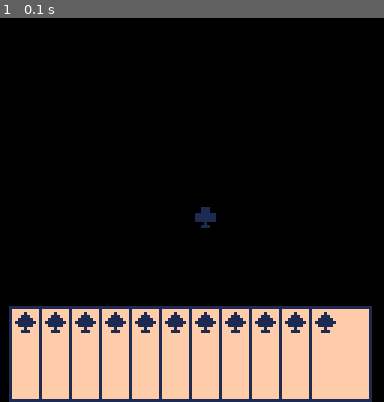
Above: before the commit, frame 1.
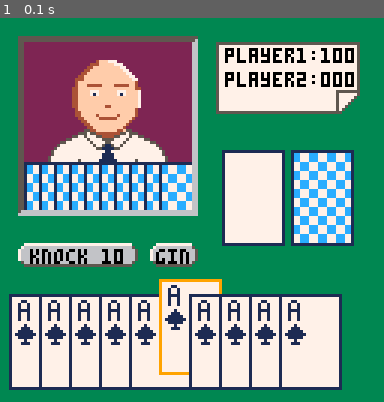
Above: after the commit, the same moment.

Repository: mkoseoglu091/GinRummy
Game: PICO-8 cartridge gin.p8
The game is run twice, just before and just after one commit, with the same random seed, the same clock (stepped at 60 frames per second) and the same inputs.
Inputs:
- Up to frame 1 (0.1 s): no input

The runs differ from the first frame. In frame 1, 96% of the frame differs, in the area x 0-100%, y 0-100%.

Commit message:
Update gin.p8

Diff:
--- a/gin.p8
+++ b/gin.p8
@@ -6,25 +6,50 @@
 -- init
 function _init()
  init_deck()
+ shuffle(deck)
+ shuffle(deck)
+ shuffle(deck)
+ deal(deck)
 end
 
 
 -- update
-
+function _update()
+
+end
 
 
 -- draw
 function _draw()
  cls()
  map()
- for i=0, 10 do
-  spr(64, 3 + i*10, 96, 3, 4)
-  spr(67, 5 + i*10, 98)
- end
- spr(3, 65, 55, 3, 4)
-
-
- _, _, _, d = gin_knock_checker({"4s", "5s", "6s", "4h", "4d" ,"8d", "ac", "ad", "ac", "kd"})
+ for i=1, #player1.hand do
+ 	if i!= 6 then
+   spr(64, 3 + (i-1)*10, 92, 3, 4)
+   spr(67, 5 + (i-1)*10, 102)
+   spr(128, 5 + (i-1)*10, 93)
+  else
+   spr(72, 3 + (i-1)*10, 87, 3, 4)
+   spr(67, 5 + (i-1)*10, 97)
+   spr(128, 5 + (i-1)*10, 88)
+  end
+ end
+ for i=1, 10 do
+  spr(78, 8 + (i-1)*5, 48, 2, 2)
+ end
+ spr(192, 19, 10, 4, 4)
+
+ spr(64, 74, 44, 3, 4)
+ spr(69, 97, 44, 3, 4)
+ spr(8, 6, 75, 5, 1)
+ spr(14, 50, 75, 2, 1)
+ print("gin", 52, 77, 0)
+ print("knock 10", 10, 77, 0)
+ print("player1:100", 75, 10, 0)
+ print("player2:000", 75, 18, 0)
+
+
+ --_, _, _, d = gin_knock_checker({"4s", "5s", "6s", "4h", "4d" ,"8d", "ac", "ad", "ac", "kd"})
 
 end
 
@@ -32,14 +57,23 @@
 -- core game
 
 function init_deck()
- full_deck = {"ac", "2c", "3c", "4c", "5c", "6c", "7c", "8c", "9c", "10c", "jc", "qc", "kc",
+ deck = {"ac", "2c", "3c", "4c", "5c", "6c", "7c", "8c", "9c", "10c", "jc", "qc", "kc",
               "ad", "2d", "3d", "4d", "5d", "6d", "7d", "8d", "9d", "10d", "jd", "qd", "kd",
               "ah", "2h", "3h", "4h", "5h", "6h", "7h", "8h", "9h", "10h", "jh", "qh", "kh",
-              "as", "2s", "3s", "4s", "5s", "6s", "7s", "8s", "9s", "10s", "js", "qs", "ks"
-              }
-end
-
-
+              "as", "2s", "3s", "4s", "5s", "6s", "7s", "8s", "9s", "10s", "js", "qs", "ks"}
+ finish_score = 100
+ discard = {} -- discard pile
+
+ -- player variables
+ player1 = {}
+ player2 = {}
+ player1.hand = {}
+ player2.hand = {}
+ player1.score = 0
+ player2.score = 0
+end
+
+-- finds the sprite that needs to be drawn from the card string
 function find_sprite(card)
  local suit = sub(card, -1)
  local value = sub(card, 1, -2)
@@ -68,6 +102,30 @@
   value_sp = tonum(value)
  end
  return value_sp, suit_sp
+end
+
+
+-- shuffle deck
+function shuffle(deck)
+ for i=#deck,1,-1 do
+ rnd_card=ceil(rnd(i))
+ deck[i],deck[rnd_card]=deck[rnd_card],deck[i]
+ end
+end
+
+
+-- draw card
+function draw_card()
+ return del(deck, deck[1])
+end
+
+-- deal cards
+function deal()
+ for i=1, 20 do
+  if i%2==0 then add(player1.hand, draw_card()) end
+  if i%2==1 then add(player2.hand, draw_card()) end
+ end
+ add(discard, draw_card())
 end
 -->8
 -- helper functions + deadwood calc
@@ -475,20 +533,81 @@
 
 
 
+…(61 lines of a section not shown)…
 __map__
-0102000200020002000200020002000200000000000000000000000000000000000000000000000000000000000000000000000000000000000000000000000000000000000000000000000000000000000000000000000000000000000000000000000000000000000000000000000000000000000000000000000000000000
-0200000000000000000000000000000100000000000000000000000000000000000000000000000000000000000000000000000000000000000000000000000000000000000000000000000000000000000000000000000000000000000000000000000000000000000000000000000000000000000000000000000000000000
-0000000000000000000000000000000000000000000000000000000000000000000000000000000000000000000000000000000000000000000000000000000000000000000000000000000000000000000000000000000000000000000000000000000000000000000000000000000000000000000000000000000000000000
-0200000000000000000000000000000100000000000000000000000000000000000000000000000000000000000000000000000000000000000000000000000000000000000000000000000000000000000000000000000000000000000000000000000000000000000000000000000000000000000000000000000000000000
-0000000000000000000000000000000000000000000000000000000000000000000000000000000000000000000000000000000000000000000000000000000000000000000000000000000000000000000000000000000000000000000000000000000000000000000000000000000000000000000000000000000000000000
-0200000000000000000000000000000100000000000000000000000000000000000000000000000000000000000000000000000000000000000000000000000000000000000000000000000000000000000000000000000000000000000000000000000000000000000000000000000000000000000000000000000000000000
-0000000000000000000000000000000000000000000000000000000000000000000000000000000000000000000000000000000000000000000000000000000000000000000000000000000000000000000000000000000000000000000000000000000000000000000000000000000000000000000000000000000000000000
-0200000000000000000000000000000100000000000000000000000000000000000000000000000000000000000000000000000000000000000000000000000000000000000000000000000000000000000000000000000000000000000000000000000000000000000000000000000000000000000000000000000000000000
-0000000000000000000000000000000000000000000000000000000000000000000000000000000000000000000000000000000000000000000000000000000000000000000000000000000000000000000000000000000000000000000000000000000000000000000000000000000000000000000000000000000000000000
-0200000000000000000000000000000100000000000000000000000000000000000000000000000000000000000000000000000000000000000000000000000000000000000000000000000000000000000000000000000000000000000000000000000000000000000000000000000000000000000000000000000000000000
-0000000000000000000000000000000000000000000000000000000000000000000000000000000000000000000000000000000000000000000000000000000000000000000000000000000000000000000000000000000000000000000000000000000000000000000000000000000000000000000000000000000000000000
-0200000000000000000000000000000100000000000000000000000000000000000000000000000000000000000000000000000000000000000000000000000000000000000000000000000000000000000000000000000000000000000000000000000000000000000000000000000000000000000000000000000000000000
-0000000000000000000000000000000000000000000000000000000000000000000000000000000000000000000000000000000000000000000000000000000000000000000000000000000000000000000000000000000000000000000000000000000000000000000000000000000000000000000000000000000000000000
-0200000000000000000000000000000100000000000000000000000000000000000000000000000000000000000000000000000000000000000000000000000000000000000000000000000000000000000000000000000000000000000000000000000000000000000000000000000000000000000000000000000000000000
-0000000000000000000000000000000000000000000000000000000000000000000000000000000000000000000000000000000000000000000000000000000000000000000000000000000000000000000000000000000000000000000000000000000000000000000000000000000000000000000000000000000000000000
-0201000100010001000100010001000100000000000000000000000000000000000000000000000000000000000000000000000000000000000000000000000000000000000000000000000000000000000000000000000000000000000000000000000000000000000000000000000000000000000000000000000000000000
+2723232323232323260101010101010100000000000000000000000000000000000000000000000000000000000000000000000000000000000000000000000000000000000000000000000000000000000000000000000000000000000000000000000000000000000000000000000000000000000000000000000000000000
+2202020202020202203034343434320100000000000000000000000000000000000000000000000000000000000000000000000000000000000000000000000000000000000000000000000000000000000000000000000000000000000000000000000000000000000000000000000000000000000000000000000000000000
+2202020202020202203605050505370100000000000000000000000000000000000000000000000000000000000000000000000000000000000000000000000000000000000000000000000000000000000000000000000000000000000000000000000000000000000000000000000000000000000000000000000000000000
+2202020202020202203135353535330100000000000000000000000000000000000000000000000000000000000000000000000000000000000000000000000000000000000000000000000000000000000000000000000000000000000000000000000000000000000000000000000000000000000000000000000000000000
+2202029d9e9f0202200101010101010100000000000000000000000000000000000000000000000000000000000000000000000000000000000000000000000000000000000000000000000000000000000000000000000000000000000000000000000000000000000000000000000000000000000000000000000000000000
+22028dadaeaf8f02200101010101010100000000000000000000000000000000000000000000000000000000000000000000000000000000000000000000000000000000000000000000000000000000000000000000000000000000000000000000000000000000000000000000000000000000000000000000000000000000
+22028ebdbebf8e02200101010101010100000000000000000000000000000000000000000000000000000000000000000000000000000000000000000000000000000000000000000000000000000000000000000000000000000000000000000000000000000000000000000000000000000000000000000000000000000000
+2202020202020202200101010101010100000000000000000000000000000000000000000000000000000000000000000000000000000000000000000000000000000000000000000000000000000000000000000000000000000000000000000000000000000000000000000000000000000000000000000000000000000000
+2421212121212121250101010101010100000000000000000000000000000000000000000000000000000000000000000000000000000000000000000000000000000000000000000000000000000000000000000000000000000000000000000000000000000000000000000000000000000000000000000000000000000000
+0101010101010101010101010101010100000000000000000000000000000000000000000000000000000000000000000000000000000000000000000000000000000000000000000000000000000000000000000000000000000000000000000000000000000000000000000000000000000000000000000000000000000000
+0101010101010101010101010101010100000000000000000000000000000000000000000000000000000000000000000000000000000000000000000000000000000000000000000000000000000000000000000000000000000000000000000000000000000000000000000000000000000000000000000000000000000000
+0101010101010101010101010101010100000000000000000000000000000000000000000000000000000000000000000000000000000000000000000000000000000000000000000000000000000000000000000000000000000000000000000000000000000000000000000000000000000000000000000000000000000000
+0101010101010101010101010101010100000000000000000000000000000000000000000000000000000000000000000000000000000000000000000000000000000000000000000000000000000000000000000000000000000000000000000000000000000000000000000000000000000000000000000000000000000000
+0101010101010101010101010101010100000000000000000000000000000000000000000000000000000000000000000000000000000000000000000000000000000000000000000000000000000000000000000000000000000000000000000000000000000000000000000000000000000000000000000000000000000000
+0101010101010101010101010101010100000000000000000000000000000000000000000000000000000000000000000000000000000000000000000000000000000000000000000000000000000000000000000000000000000000000000000000000000000000000000000000000000000000000000000000000000000000
+0101010101010101010101010101010100000000000000000000000000000000000000000000000000000000000000000000000000000000000000000000000000000000000000000000000000000000000000000000000000000000000000000000000000000000000000000000000000000000000000000000000000000000
Not shown, changed: 125 lines of the sprite sheet (__gfx__) section of gin.p8
